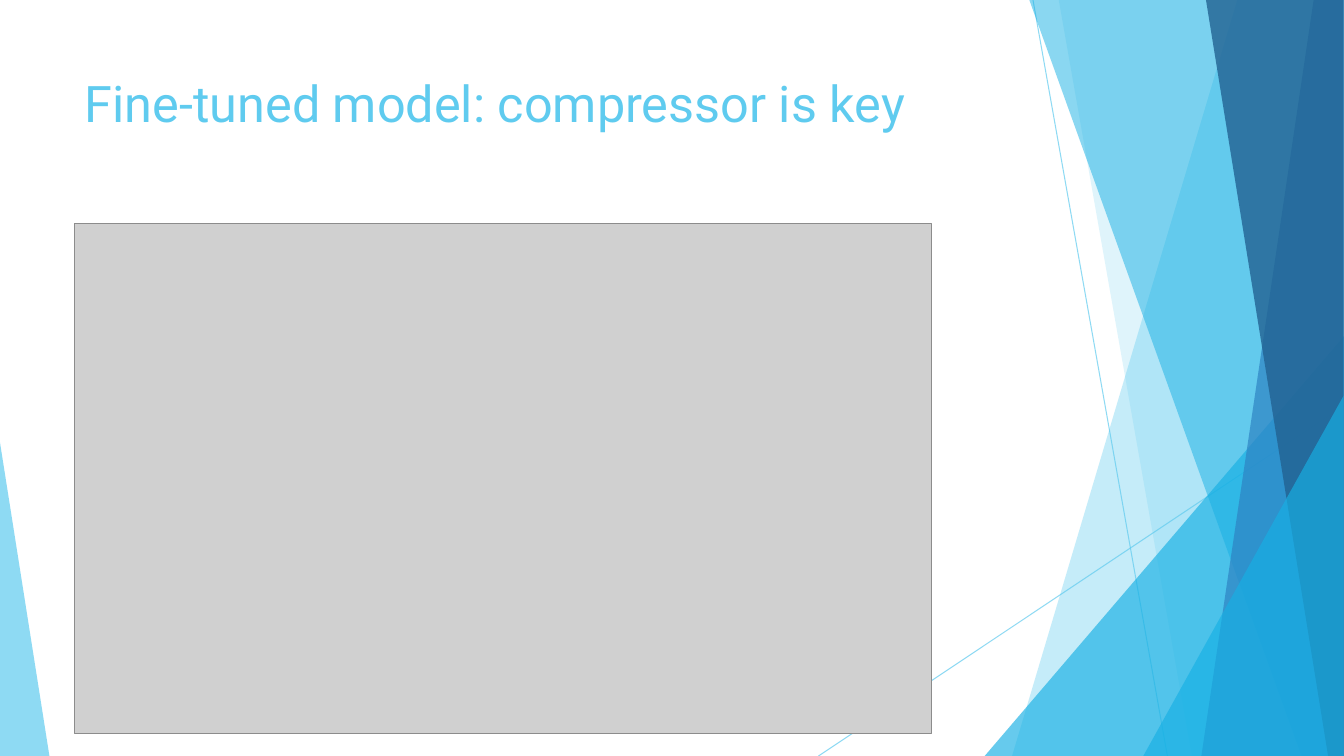
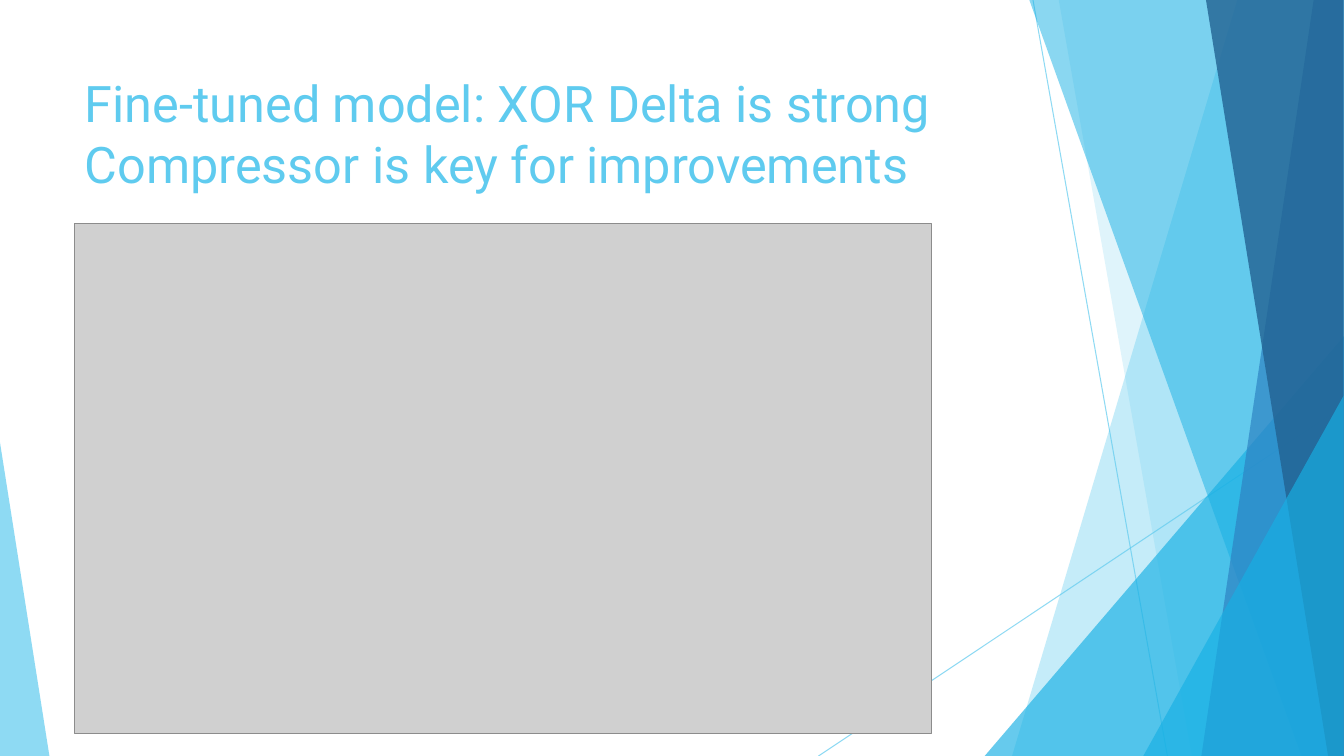
Before and after one commit to ericgong2005/LosslessModelCompression, a slide deck: slide 9 of Presentation.pptx (slide 10 before the commit). Drawn at 1344x756 pixels with LibreOffice and Linux fonts; fonts in the diff are those of the drawing; grey boxes stand for pictures. Boxes give left, top, right and bottom in pixels: in the first picture for what was removed or moved away, otherwise in the second. Text is boxed around its words. In the diff, an @@ line names an element or a change of style, - is before the commit and + after.

```diff
--- a/Presentation.pptx
+++ b/Presentation.pptx
@@ title at box(85, 84, 930, 194): text changed @@
-Fine-tuned model: compressor is key
+Fine-tuned model: XOR Delta is strong Compressor is key for improvements
```
Also in this commit, not shown: 1 other slide changed, 1 other file.
